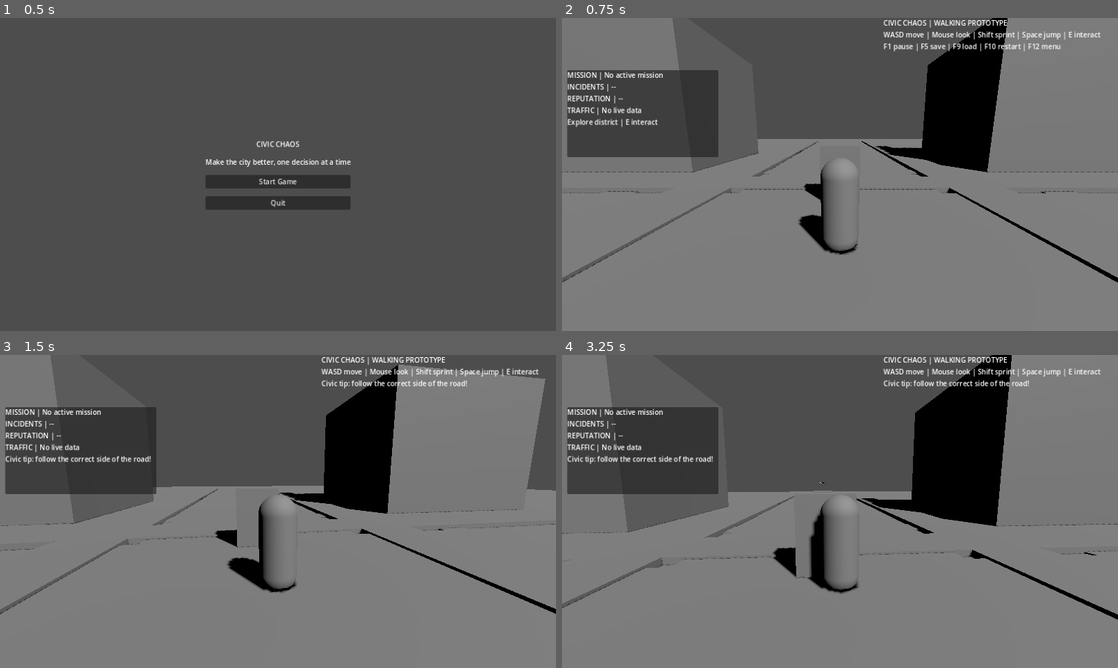
Above: before the commit, frames 1-4 (two rows, left to right).
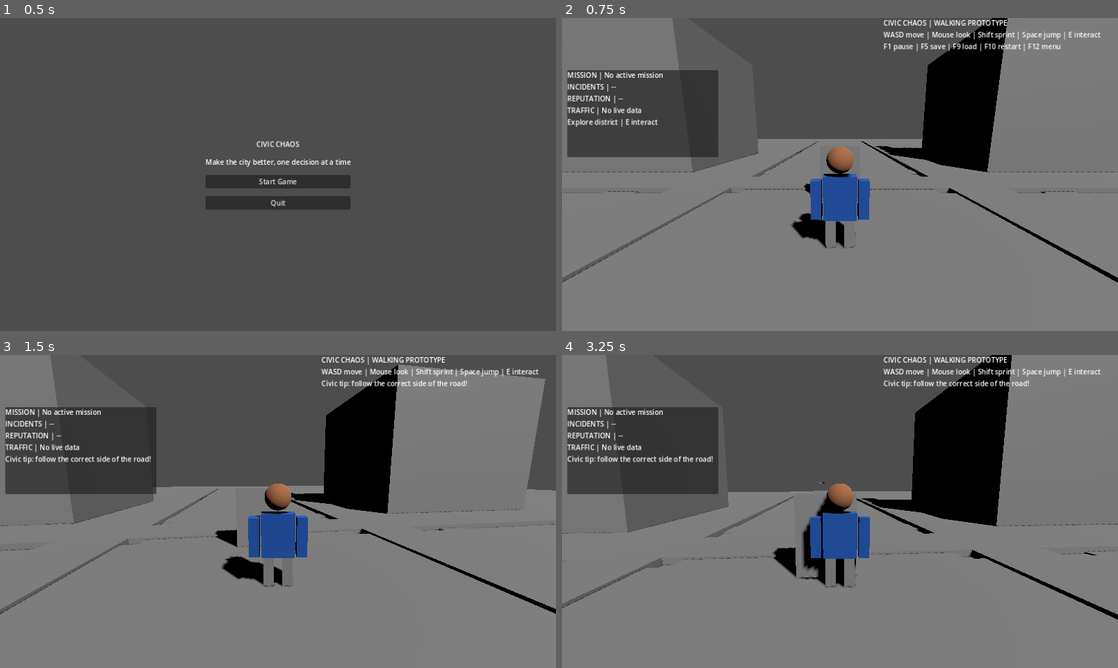
Above: after the commit, the same moments.

Repository: gauravprajapat-23/civic-chaos
Game: Godot game, scene res://scenes/core/menu.tscn
Same seed, same stepped clock (60 frames per second), same inputs: the game is played once before the commit and once after it.
Inputs (mouse positions are in pixels of both pictures, inside the frame that each line leads up to):
- Up to frame 1 (0.5 s): no input
- Up to frame 2 (0.75 s): click "Start Game" at 0.5 s
- Up to frame 3 (1.5 s): tap Enter at 1.25 s; move the mouse to (305, 511) at 1.27 s; hold W (move_forward) from 1.28 s (still down); hold E (interact) from 1.28 s (still down)
- Up to frame 4 (3.25 s): keep holding W (move_forward); tap Space (jump) at 1.52, 2.27 s; move the mouse to (812, 511) at 2.02 s; release E (interact) at 2.03 s; tap Shift (sprint) at 2.1 s; move the mouse to (851, 505) at 2.77 s; hold E (interact) from 2.78 s (still down)

Frame 1 is identical in both runs. In frame 2, 2.3% of the frame differs, in the area x 41-56%, y 41-76%; in frame 3, 2.3%; in frame 4, 2.6%, in the area x 42-56%, y 41-77%.

Commit message:
feat(player): replace capsule placeholder with basic humanoid silhouette

Diff:
--- a/scenes/player/player_root.tscn
+++ b/scenes/player/player_root.tscn
@@ -6,9 +6,21 @@
 radius = 0.35
 height = 1.8
 
-[sub_resource type="CapsuleMesh" id="CapsuleMesh_player"]
-radius = 0.35
-height = 1.8
+[sub_resource type="BoxMesh" id="BodyMesh"]
+size = Vector3(0.6, 0.8, 0.3)
+
+[sub_resource type="SphereMesh" id="HeadMesh"]
+radius = 0.24
+height = 0.48
+
+[sub_resource type="BoxMesh" id="LimbMesh"]
+size = Vector3(0.19, 0.72, 0.22)
+
+[sub_resource type="StandardMaterial3D" id="ClothingMaterial"]
+albedo_color = Color(0.12, 0.35, 0.72, 1)
+
+[sub_resource type="StandardMaterial3D" id="SkinMaterial"]
+albedo_color = Color(0.68, 0.43, 0.28, 1)
 
 [node name="PlayerRoot" type="CharacterBody3D"]
 script = ExtResource("1_player")
@@ -22,8 +34,33 @@
 [node name="Visual" type="Node3D" parent="."]
 position = Vector3(0, 0.9, 0)
 
-[node name="MeshInstance3D" type="MeshInstance3D" parent="Visual"]
-mesh = SubResource("CapsuleMesh_player")
+[node name="Torso" type="MeshInstance3D" parent="Visual"]
+position = Vector3(0, 0.18, 0)
+mesh = SubResource("BodyMesh")
+material_override = SubResource("ClothingMaterial")
+
+[node name="Head" type="MeshInstance3D" parent="Visual"]
+position = Vector3(0, 0.86, 0)
+mesh = SubResource("HeadMesh")
+material_override = SubResource("SkinMaterial")
+
+[node name="LeftArm" type="MeshInstance3D" parent="Visual"]
+position = Vector3(-0.43, 0.14, 0)
+mesh = SubResource("LimbMesh")
+material_override = SubResource("ClothingMaterial")
+
+[node name="RightArm" type="MeshInstance3D" parent="Visual"]
+position = Vector3(0.43, 0.14, 0)
+mesh = SubResource("LimbMesh")
+material_override = SubResource("ClothingMaterial")
+
+[node name="LeftLeg" type="MeshInstance3D" parent="Visual"]
+position = Vector3(-0.17, -0.48, 0)
+mesh = SubResource("LimbMesh")
+
+[node name="RightLeg" type="MeshInstance3D" parent="Visual"]
+position = Vector3(0.17, -0.48, 0)
+mesh = SubResource("LimbMesh")
 
 [node name="CameraPivot" type="Node3D" parent="."]
 position = Vector3(0, 1.5, 0)
Not shown: 1 places in scenes/player/player_root.tscn that only renumber resources
